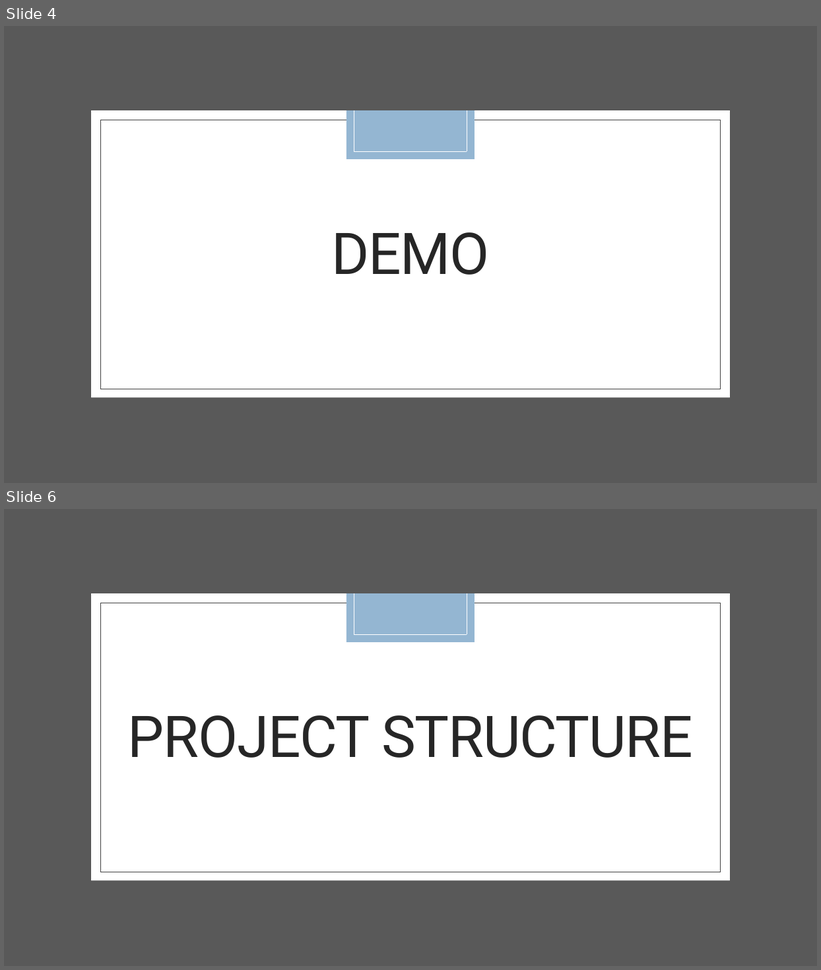
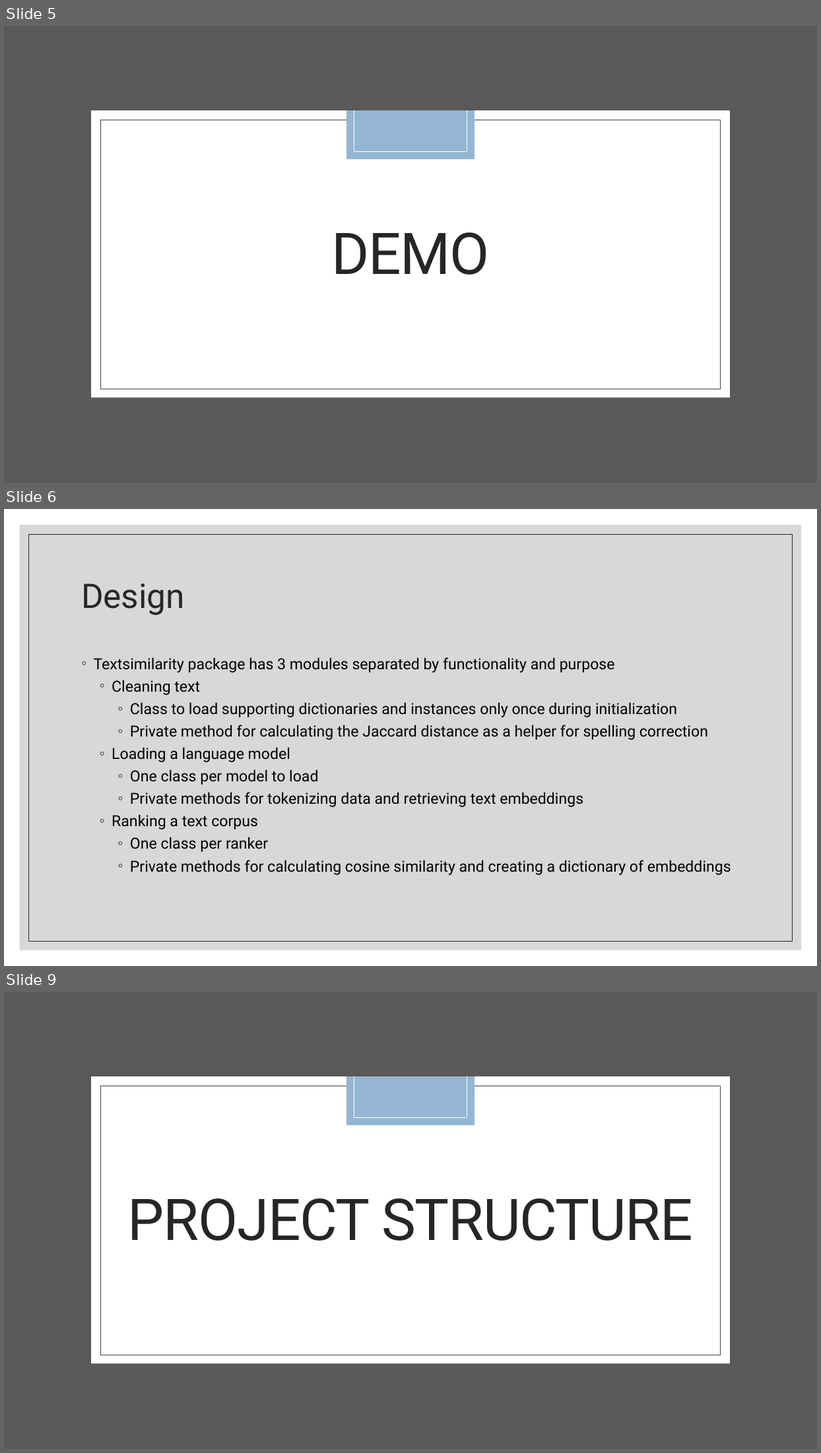
Before and after one commit to NalaniKai/TextSimilarity, a slide deck: docs/Text Similarity.pptx. Shown one above the other, each under a label of ours: slides 4 and 6 before the commit, slides 5, 6 and 9 after it; the slides between them are not shown. The pictures are 821x970 and 821x1453 pixels, drawn with LibreOffice and Linux fonts; fonts in the diff are those of the drawing. Boxes give left, top, right and bottom in pixels: in the first picture for what was removed or moved away, otherwise in the second. Text is boxed around its words. In the diff, an @@ line names an element or a change of style, - is before the commit and + after.

Commit message:
Updated readme, ppt, requirements, and rankers

```diff
--- a/docs/Text Similarity.pptx
+++ b/docs/Text Similarity.pptx
@@ slide 6 added at (4, 509, 817, 966), background #FFFFFF @@
@@ rectangle added at (20, 525, 802, 951), fill #BFBFBF at 60% opacity @@
@@ rectangle added at (29, 534, 793, 941), outline #262626 0.5 pt @@
@@ title added at (81, 584, 185, 615), 40 pt, text #262626 @@
+Design
@@ text added at (94, 657, 731, 875), 18 pt, text #000000 @@
+◦ Textsimilarity package has 3 modules separated by functionality and purpose
+  ◦ Cleaning text
+    ◦ Class to load supporting dictionaries and instances only once during initialization
+    ◦ Private method for calculating the Jaccard distance as a helper for spelling correction
+  ◦ Loading a language model
+    ◦ One class per model to load
+    ◦ Private methods for tokenizing data and retrieving text embeddings
+  ◦ Ranking a text corpus
+    ◦ One class per ranker
+    ◦ Private methods for calculating cosine similarity and creating a dictionary of embeddings
@@ what was slide 4 is now slide 5 @@
@@ what was slide 6 is now slide 9 @@
```
Also in this commit, not shown: 2 slides changed, 4 other slides added, 2 slides removed, 3 other files.
